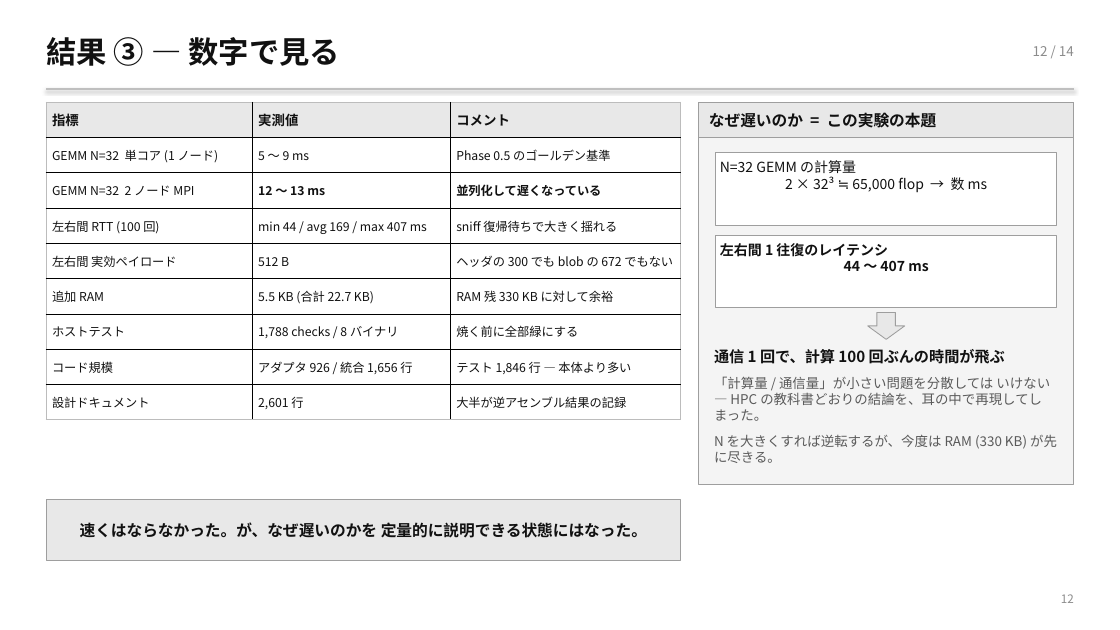
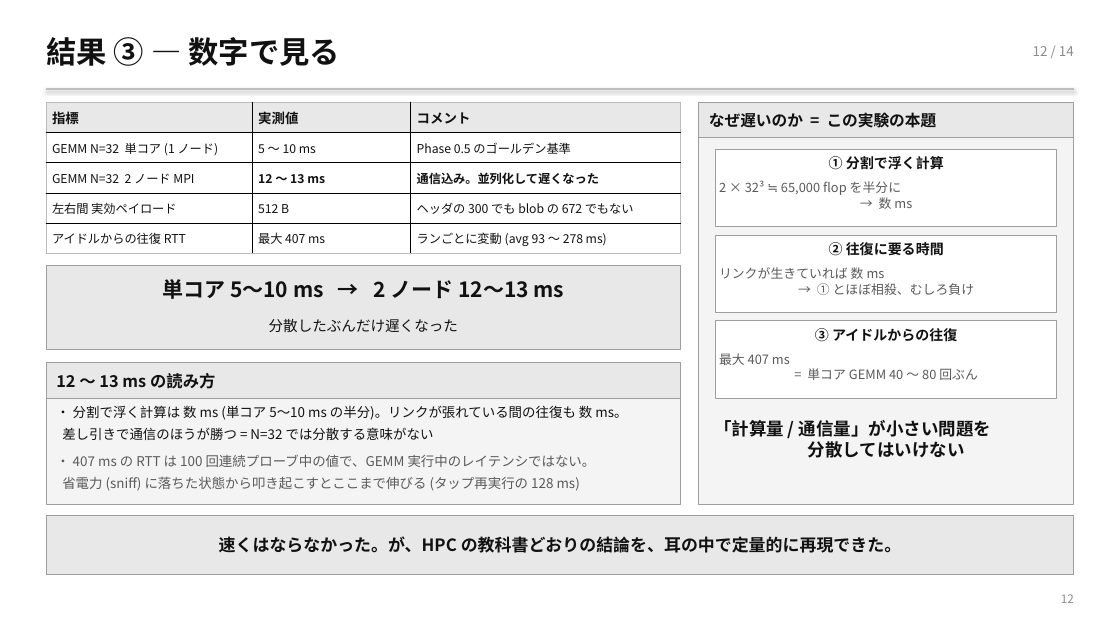
Before and after one commit to TamichiRyuto/pine-buds-cluster, a slide deck: slide 13 of slides/lt-ear-parallel.pptx. Drawn at 1120x630 pixels with LibreOffice and Linux fonts; fonts in the diff are those of the drawing. Boxes give left, top, right and bottom in pixels: in the first picture for what was removed or moved away, otherwise in the second. Text is boxed around its words. In the diff, an @@ line names an element or a change of style, - is before the commit and + after.

```diff
--- a/slides/lt-ear-parallel.pptx
+++ b/slides/lt-ear-parallel.pptx
@@ table at <box>46,103,681,254</box> @@
-row 2: GEMM N=32 単コア (1 ノード) | 5 〜 9 ms | Phase 0.5 のゴールデン基準
-row 3: GEMM N=32 2 ノード MPI | 12 〜 13 ms | 並列化して遅くなっている
-row 4: 左右間 RTT (100 回) | min 44 / avg 169 / max 407 ms | sniff 復帰待ちで大きく揺れる
+row 2: GEMM N=32 単コア (1 ノード) | 5 〜 10 ms | Phase 0.5 のゴールデン基準
+row 3: GEMM N=32 2 ノード MPI | 12 〜 13 ms | 通信込み。並列化して遅くなった
-row 6: 追加 RAM | 5.5 KB (合計 22.7 KB) | RAM 残 330 KB に対して余裕
-row 7: ホストテスト | 1,788 checks / 8 バイナリ | 焼く前に全部緑にする
-row 8: コード規模 | アダプタ 926 / 統合 1,656 行 | テスト 1,846 行 — 本体より多い
-row 9: 設計ドキュメント | 2,601 行 | 大半が逆アセンブル結果の記録
+row 5: アイドルからの往復 RTT | 最大 407 ms | ランごとに変動 (avg 93 〜 278 ms)
@@ rectangle: place and size @@
-rectangle at <box>699,103,1074,485</box>
+rectangle at <box>699,103,1074,504</box>
@@ text added at <box>829,156,944,170</box>, 12 pt, text #111111, bold @@
+① 分割で浮く計算
@@ text at <box>719,180,912,209</box>: text changed; size 12 to 11 pt; text colour #111111 to #5A5A5A @@
-N=32 GEMM の計算量
-2 × 32³ ≒ 65,000 flop → 数 ms
+2 × 32³ ≒ 65,000 flop を半分に
+→ 数 ms
@@ rectangle: place and size @@
-rectangle at <box>716,235,1057,308</box>
+rectangle at <box>716,235,1057,313</box>
@@ rectangle added at <box>46,266,681,350</box>, fill #E8E8E8, outline #9E9E9E 0.75 pt @@
@@ text added at <box>719,267,975,295</box>, 11 pt, text #5A5A5A @@
+リンクが生きていれば 数 ms
+→ ① とほぼ相殺、むしろ負け
@@ text removed at <box>720,243,928,271</box> @@
-左右間 1 往復のレイテンシ
-44 〜 407 ms
@@ text added at <box>829,242,944,256</box>, 12 pt, text #111111, bold @@
+② 往復に要る時間
@@ text added at <box>162,279,565,299</box>, 18 pt, text #111111, bold @@
+単コア 5〜10 ms → 2 ノード 12〜13 ms
@@ text added at <box>269,319,458,332</box>, 12.5 pt, text #111111 @@
+分散したぶんだけ遅くなった
@@ rectangle added at <box>716,321,1057,398</box>, fill #FFFFFF, outline #9E9E9E 0.75 pt @@
@@ text added at <box>815,328,957,342</box>, 12 pt, text #111111, bold @@
+③ アイドルからの往復
@@ down arrow removed at <box>868,313,905,339</box> @@
@@ text added at <box>719,353,978,380</box>, 11 pt, text #5A5A5A @@
+最大 407 ms
+= 単コア GEMM 40 〜 80 回ぶん
@@ rectangle added at <box>46,363,681,504</box>, fill #F4F4F4, outline #9E9E9E 0.75 pt @@
@@ rectangle added at <box>46,363,681,398</box>, fill #E8E8E8, outline #9E9E9E 0.75 pt @@
@@ text added at <box>56,373,215,389</box>, 14 pt, text #111111, bold @@
+12 〜 13 ms の読み方
@@ text added at <box>56,405,627,491</box>, 11.5 pt, text #5A5A5A @@
+・ 分割で浮く計算は 数 ms (単コア 5〜10 ms の半分)。リンクが張れている間の往復も 数 ms。
+差し引きで通信のほうが勝つ = N=32 では分散する意味がない
+・ 407 ms の RTT は 100 回連続プローブ中の値で、GEMM 実行中のレイテンシではない。
+省電力 (sniff) に落ちた状態から叩き起こすとここまで伸びる (タップ再実行の 128 ms)
@@ text at <box>714,420,991,458</box>: text changed; size 11.5 to 15 pt; text colour #5A5A5A to #111111; bold on @@
-通信 1 回で、計算 100 回ぶんの時間が飛ぶ
-「計算量 / 通信量」が小さい問題を分散しては いけない — HPC の教科書どおりの結論を、耳の中で再現してしまった。
-N を大きくすれば逆転するが、今度は RAM (330 KB) が先に尽きる。
+「計算量 / 通信量」が小さい問題を
+分散してはいけない
@@ rectangle: place and size @@
-rectangle at <box>46,500,681,560</box>
+rectangle at <box>46,516,1074,575</box>
@@ text at <box>219,536,901,553</box>: text changed; size 13.5 to 14.5 pt @@
-速くはならなかった。が、なぜ遅いのかを 定量的に説明できる状態にはなった。
+速くはならなかった。が、HPC の教科書どおりの結論を、耳の中で定量的に再現できた。
```
Also in this commit, not shown: 13 other slides changed, 2 other files.
